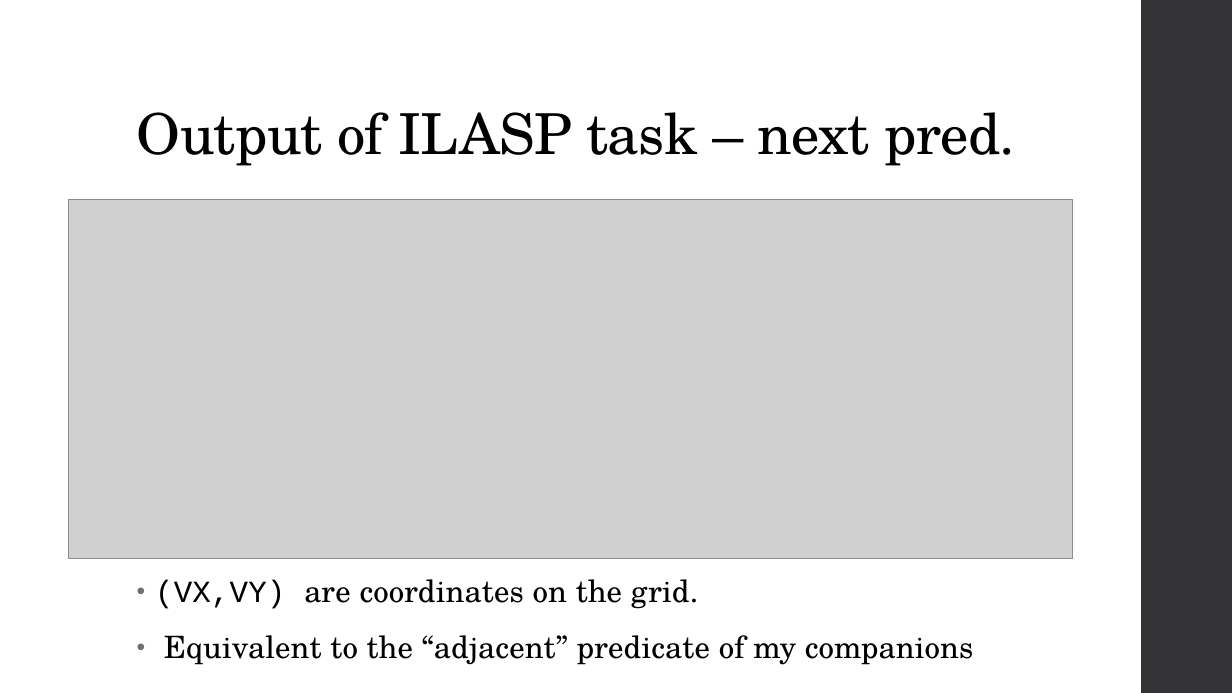
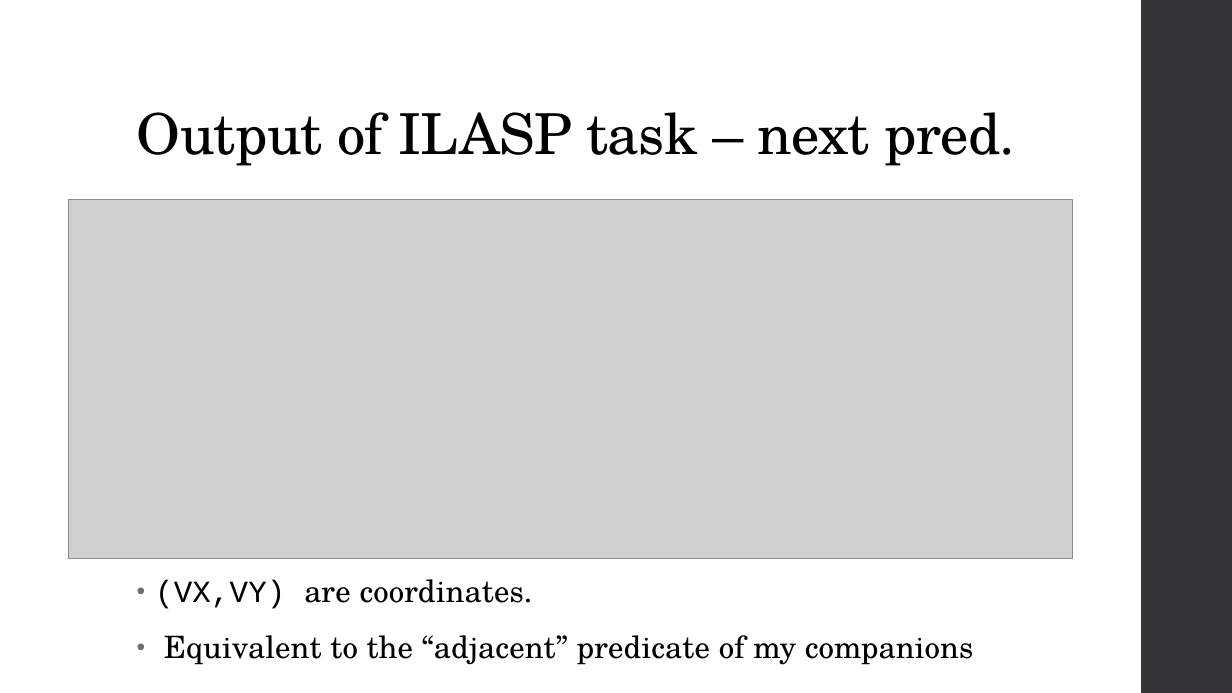
Before and after one commit to Alex-Dell1/ATAI_Maze_Project, a slide deck: slide 28 of ATAI_Presentation.pptx. Drawn at 1232x693 pixels with LibreOffice and Linux fonts; fonts in the diff are those of the drawing; grey boxes stand for pictures; background and template pictures are left out. Boxes give left, top, right and bottom in pixels: in the first picture for what was removed or moved away, otherwise in the second. Text is boxed around its words. In the diff, an @@ line names an element or a change of style, - is before the commit and + after.

```diff
--- a/ATAI_Presentation.pptx
+++ b/ATAI_Presentation.pptx
@@ text at bbox=[155, 579, 533, 609]: text changed @@
-• (VX,VY) are coordinates on the grid.
+• (VX,VY) are coordinates.
```
Also in this commit, not shown: 1 other slide changed, 5 other files.
